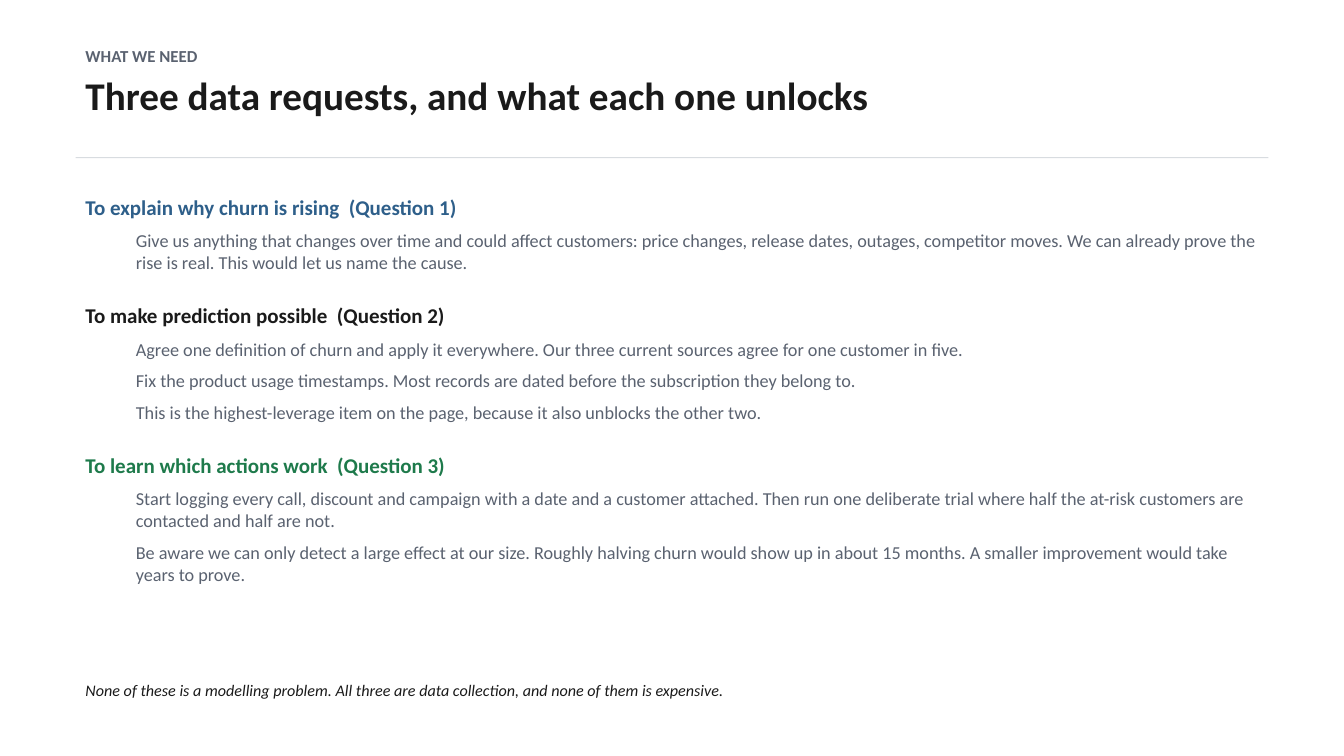
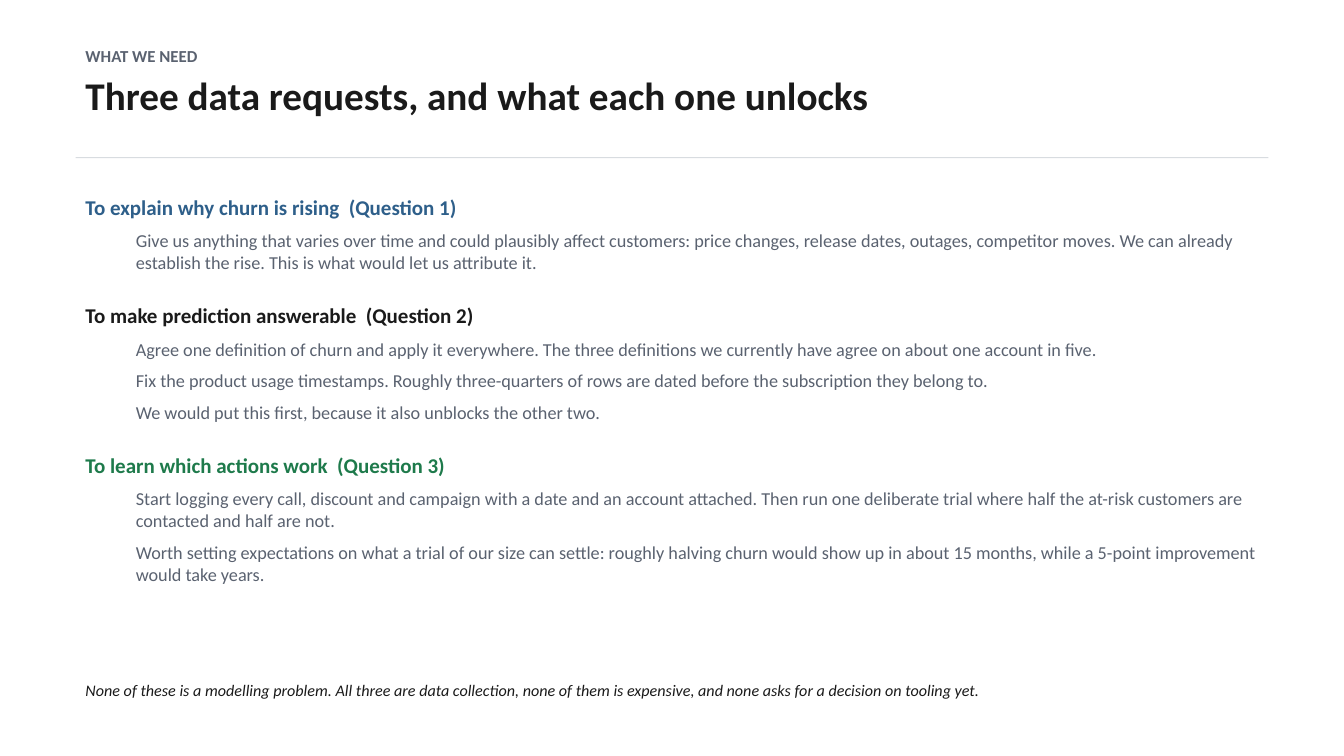
Before and after one commit to dmitriyratu/avepoint-churn-case-study, a slide deck: slide 6 of outputs/AvePoint_Executive_Summary.pptx. Drawn at 1344x756 pixels with LibreOffice and Linux fonts; fonts in the diff are those of the drawing. Boxes give left, top, right and bottom in pixels: in the first picture for what was removed or moved away, otherwise in the second. Text is boxed around its words. In the diff, an @@ line names an element or a change of style, - is before the commit and + after.

Commit message:
Enhance modeling analysis and presentation; clarify metric interpretations and results
- Added detailed markdown explanations in `04_modeling.py` regarding the significance of ROC-AUC, average precision, and F1 scores, emphasizing their null hypotheses and implications for model evaluation.
- Updated the `build_exec_summary.py` and `build_main_deck.py` scripts to improve clarity in the executive summary slides, ensuring that conclusions are supported by evidence and clearly articulated.
- Revised the `config.json` to include additional metrics related to average precision and F1 score, providing a more comprehensive overview of model performance.
- Modified the `final_metrics.csv` to reflect the new metrics, enhancing the dataset's utility for analysis.
- Improved the `permutation_significance` function in `model.py` to allow for flexible scoring metrics, ensuring clarity in the results presented.

These changes aim to strengthen the analytical framework and improve the communication of findings in the project.

```diff
--- a/outputs/AvePoint_Executive_Summary.pptx
+++ b/outputs/AvePoint_Executive_Summary.pptx
@@ text at (85,234,1232,422): text changed @@
-  Give us anything that changes over time and could affect customers: price changes, release dates, outages, competitor moves. We can already prove the rise is real. This would let us name the cause.
-To make prediction possible (Question 2)
-  Agree one definition of churn and apply it everywhere. Our three current sources agree for one customer in five.
-  Fix the product usage timestamps. Most records are dated before the subscription they belong to.
-  This is the highest-leverage item on the page, because it also unblocks the other two.
+  Give us anything that varies over time and could plausibly affect customers: price changes, release dates, outages, competitor moves. We can already establish the rise. This is what would let us attribute it.
+To make prediction answerable (Question 2)
+  Agree one definition of churn and apply it everywhere. The three definitions we currently have agree on about one account in five.
+  Fix the product usage timestamps. Roughly three-quarters of rows are dated before the subscription they belong to.
+  We would put this first, because it also unblocks the other two.
@@ text at (136,492,1255,584): text changed @@
-  Start logging every call, discount and campaign with a date and a customer attached. Then run one deliberate trial where half the at-risk customers are contacted and half are not.
-  Be aware we can only detect a large effect at our size. Roughly halving churn would show up in about 15 months. A smaller improvement would take years to prove.
+  Start logging every call, discount and campaign with a date and an account attached. Then run one deliberate trial where half the at-risk customers are contacted and half are not.
+  Worth setting expectations on what a trial of our size can settle: roughly halving churn would show up in about 15 months, while a 5-point improvement would take years.
@@ text at (85,684,979,699): text changed @@
-None of these is a modelling problem. All three are data collection, and none of them is expensive.
+None of these is a modelling problem. All three are data collection, none of them is expensive, and none asks for a decision on tooling yet.
```
Also in this commit, not shown: 5 other slides changed, 7 other files.
